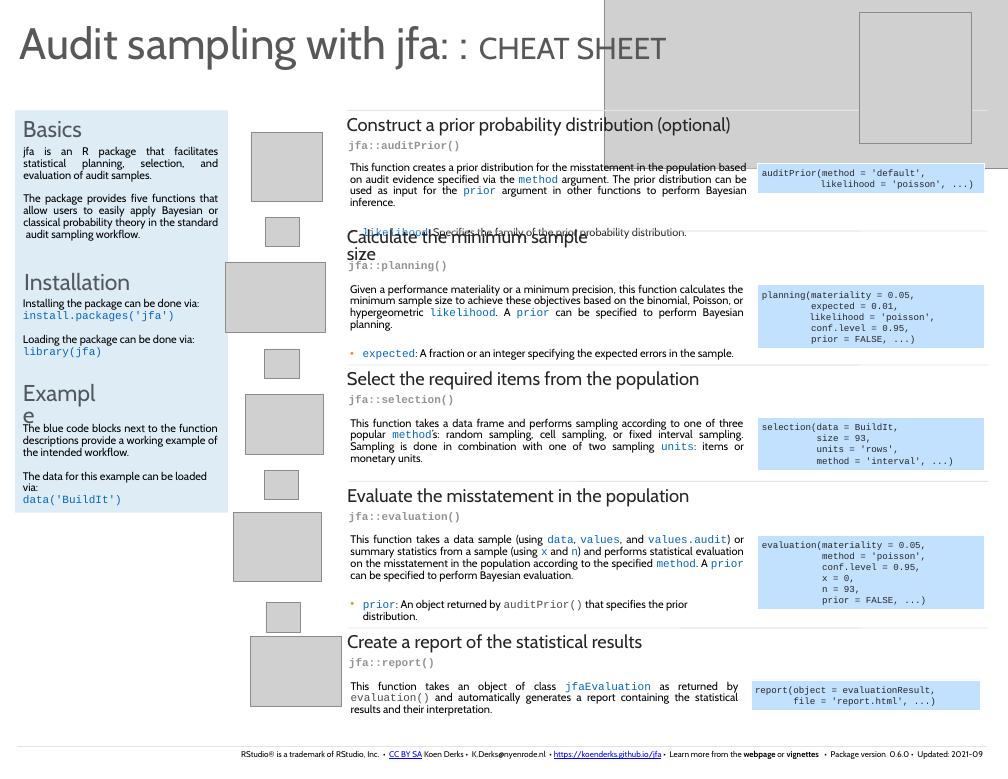
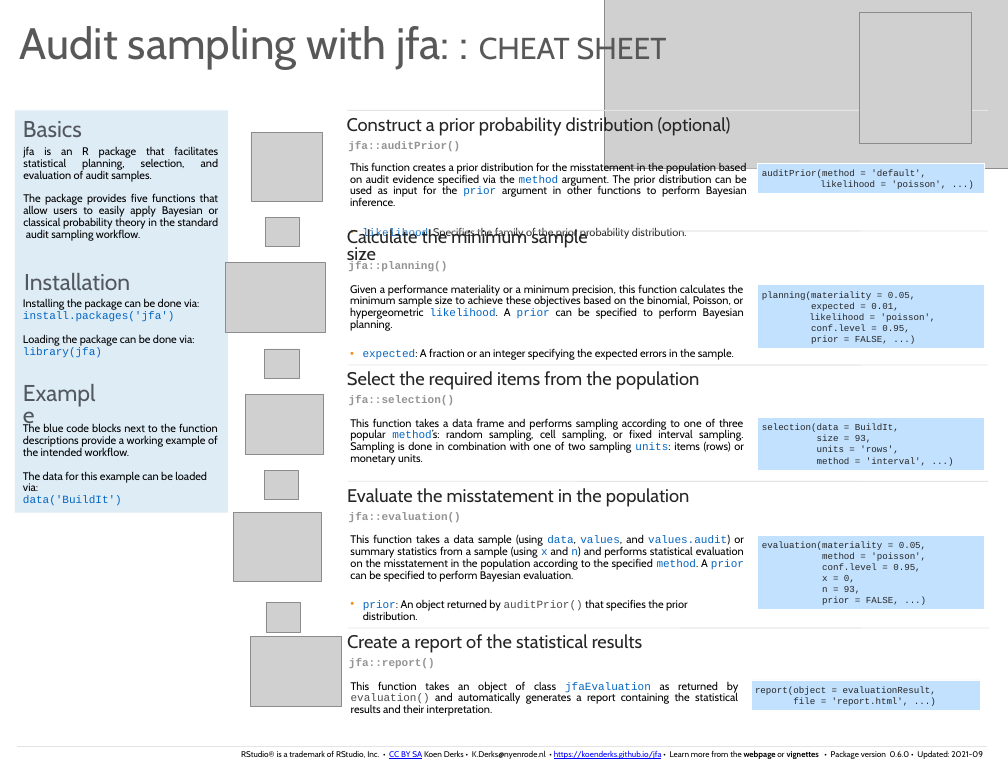
Before and after one commit to koenderks/jfa, a slide deck: slide 1 of man/figures/cheatsheet/cheatsheet.pptx. Drawn at 1008x779 pixels with LibreOffice and Linux fonts; fonts in the diff are those of the drawing; grey boxes stand for pictures. Boxes give left, top, right and bottom in pixels: in the first picture for what was removed or moved away, otherwise in the second. Text is boxed around its words. In the diff, an @@ line names an element or a change of style, - is before the commit and + after.

Commit message:
Update cheatsheet

```diff
--- a/man/figures/cheatsheet/cheatsheet.pptx
+++ b/man/figures/cheatsheet/cheatsheet.pptx
@@ text at (350, 418, 744, 465): text changed @@
-This function takes a data frame and performs sampling according to one of three popular method’s: random sampling, cell sampling, or fixed interval sampling. Sampling is done in combination with one of two sampling units: items or monetary units.
+This function takes a data frame and performs sampling according to one of three popular method’s: random sampling, cell sampling, or fixed interval sampling. Sampling is done in combination with one of two sampling units: items (rows) or monetary units.
```
Also in this commit, not shown: 2 other files.
